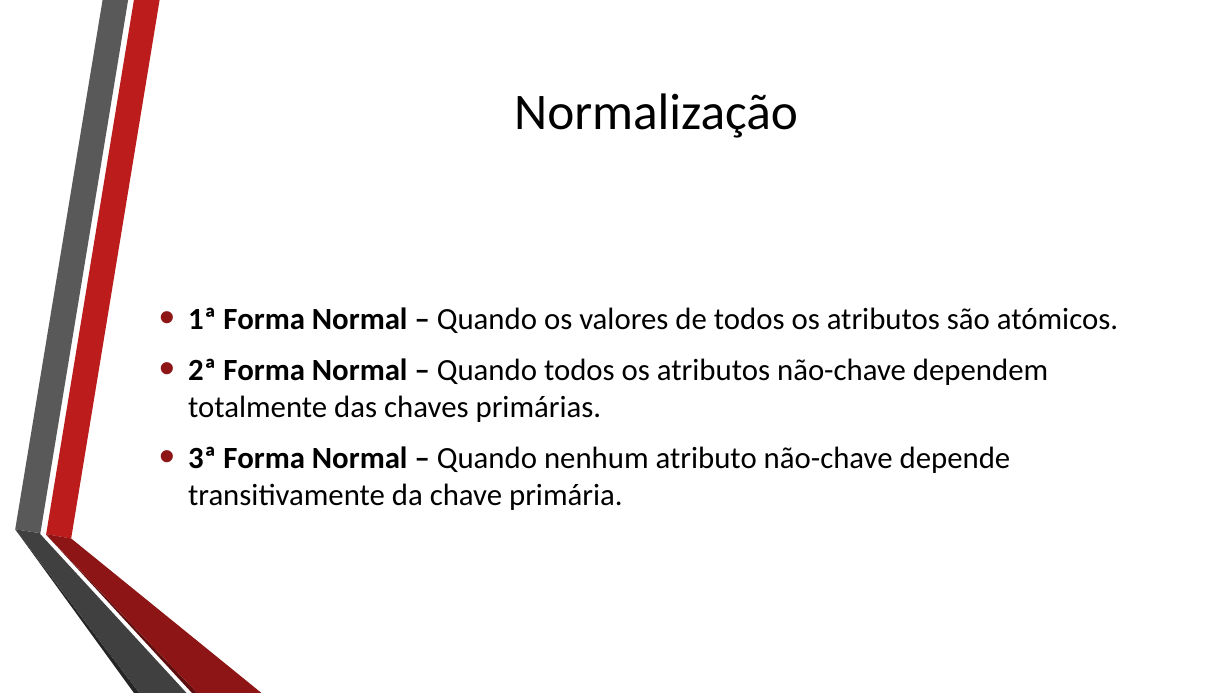
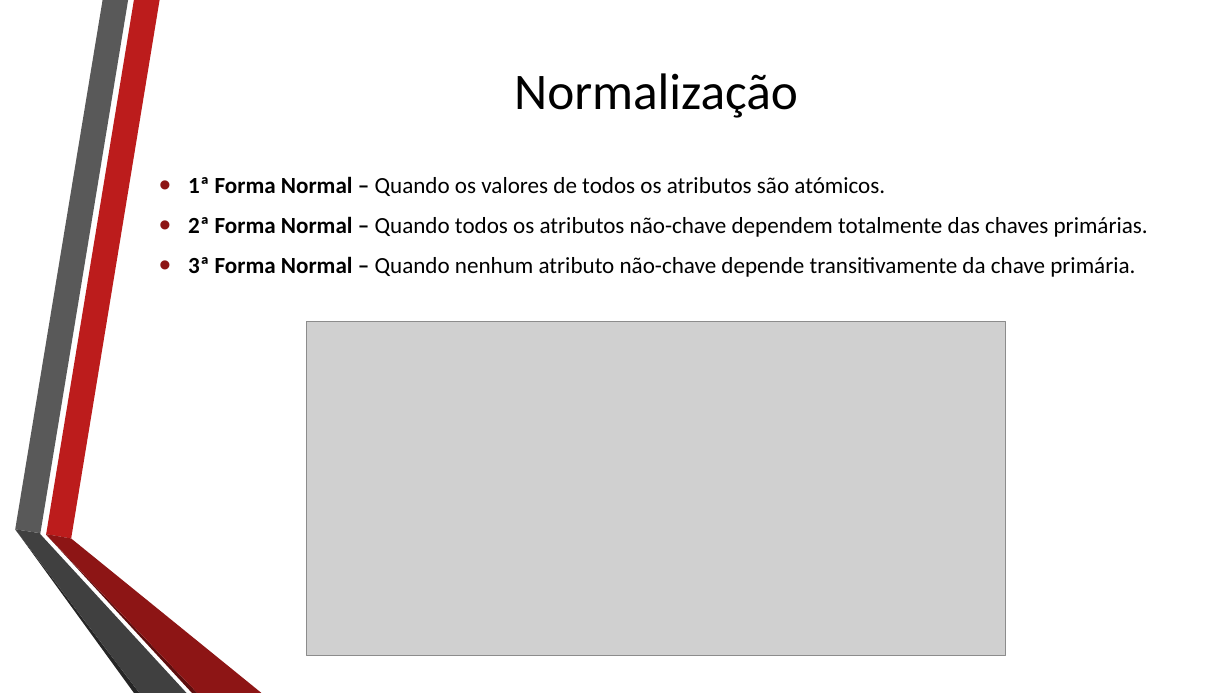
Before and after one commit to tdaa/Database-Project, a slide deck: slide 16 of Apresentação/Oficina.pptx. Drawn at 1232x693 pixels with LibreOffice and Linux fonts; fonts in the diff are those of the drawing; grey boxes stand for pictures; background and template pictures are left out. Boxes give left, top, right and bottom in pixels: in the first picture for what was removed or moved away, otherwise in the second. Text is boxed around its words. In the diff, an @@ line names an element or a change of style, - is before the commit and + after.

```diff
--- a/Apresentação/Oficina.pptx
+++ b/Apresentação/Oficina.pptx
@@ title "Normalização": place and size @@
-title "Normalização" at (514,93,798,138)
+title "Normalização" at (514,73,798,118)
@@ text "1ª Forma Normal – Quando ...": place and size @@
-text "1ª Forma Normal – Quando ..." at (188,307,1118,510)
+text "1ª Forma Normal – Quando ..." at (188,176,1148,277)
@@ text "1ª Forma Normal – Quando ..." at (188,176,1148,277): size 24 to 18 pt; less space between paragraphs @@
@@ picture added at (307,322,1006,656) @@
```
Also in this commit, not shown: 4 other slides changed, 1 slide added, 2 slides removed, 1 other file.
